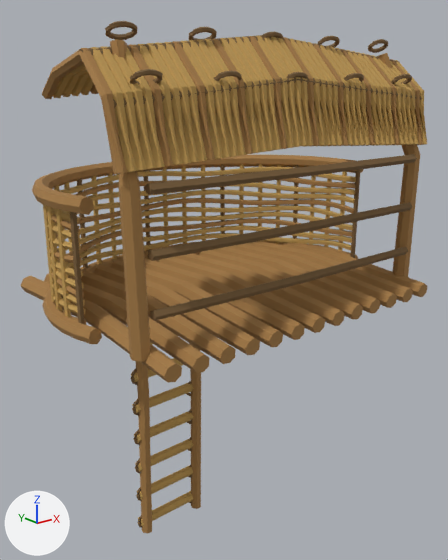
One commit to the Blender file assets/sculpted/environment/woven-home.blend: the scene before it, then after it.
Before and after are seen from a camera (50 mm lens) standing at (-2.24, -2.37, 3.3) and looking at (0.09, 0.55, 2.14). The axes (+X, +Y, +Z) are drawn at lower left. The lights are the same throughout. The older version comes first.

The scene before the commit, as lines of its bpy script (objects in view):
```python
me_branch_deck_reed = bpy.data.meshes.new('branch deck reed')
me_branch_deck_reed.from_pydata(...)  # 3524 vertices, 3341 faces; spans x -1.08..1.08, y -0.35..1.34, z 2.09..2.83
# faces by material slot: [1172, 1840, 329]
me_branch_deck_reed.materials.append(mat_weathered_woven_wood)  # brown #a67c46
me_branch_deck_reed.materials.append(mat_golden_weave)  # orange #c09a54
me_branch_deck_reed.materials.append(mat_deep_fiber)  # brown #795d38
me_curved_hood_support = bpy.data.meshes.new('curved hood support')
me_curved_hood_support.from_pydata(...)  # 2189 vertices, 1942 faces; spans x -1.05..1.05, y -0.25..0.52, z 2.15..3.56
# faces by material slot: [292, 962, 688]
me_curved_hood_support.materials.append(mat_weathered_woven_wood)  # brown #a67c46
me_curved_hood_support.materials.append(mat_golden_weave)  # orange #c09a54
me_curved_hood_support.materials.append(mat_deep_fiber)  # brown #795d38
me_ladder_rail = bpy.data.meshes.new('ladder rail')
me_ladder_rail.from_pydata(...)  # 1158 vertices, 1049 faces; spans x -0.3..0.3, y 1.04..1.14, z 0.08..2.24
# faces by material slot: [32, 81, 936]
me_ladder_rail.materials.append(mat_weathered_woven_wood)  # brown #a67c46
me_ladder_rail.materials.append(mat_golden_weave)  # orange #c09a54
me_ladder_rail.materials.append(mat_deep_fiber)  # brown #795d38
ob_deck = bpy.data.objects.new('deck', me_branch_deck_reed)
ob_deck.parent = ob_asset
ob_deck.location = (0.0, 0.0, 0.0)
ob_ladder = bpy.data.objects.new('ladder', me_ladder_rail)
ob_ladder.parent = ob_asset
ob_ladder.location = (0.0, 0.0, 0.0)
ob_rainhood = bpy.data.objects.new('rainhood', me_curved_hood_support)
ob_rainhood.parent = ob_asset
ob_rainhood.location = (0.0, 0.0, 0.0)
```
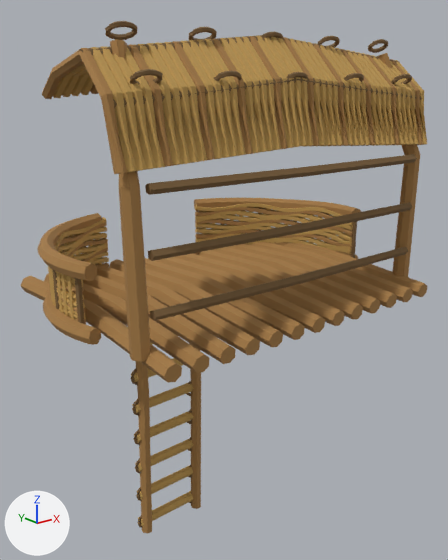
Changed parts and their boxes [x1, y1, x2, y2] in the pictures (448 x 560 px; the box of a moved part takes in the faces that stretch with it):
'deck', reshaped (19% shorter)
    before: [21, 155, 428, 383]
    after: [21, 198, 428, 383]
part 1 of me_branch_deck_reed, moved or reshaped (not visible afterwards)
    before: [181, 166, 187, 244]
part 2 of me_branch_deck_reed, moved or reshaped (not visible afterwards)
    before: [162, 168, 169, 247]
part 3 of me_branch_deck_reed, moved or reshaped
    before: [143, 169, 151, 251]
    after: [317, 211, 322, 246]
part 4 of me_branch_deck_reed, moved or reshaped (not visible afterwards)
    before: [108, 173, 117, 260]
part 5 of me_branch_deck_reed, added
    after: [50, 268, 56, 306]
part 6 of me_branch_deck_reed, added
    after: [56, 271, 64, 313]
part 7 of me_branch_deck_reed, added
    after: [67, 276, 76, 320]
part 8 of me_branch_deck_reed, deleted (brown)
    before: [32, 155, 364, 215]
part 9 of me_branch_deck_reed, deleted
    before: [46, 178, 355, 232]
part 10 of me_branch_deck_reed, deleted
    before: [50, 166, 356, 223]
part 11 of me_branch_deck_reed, moved or reshaped
    before: [43, 164, 360, 344]
    after: [38, 198, 361, 344]

Patch to the scene script:
```diff
--- a/assets/sculpted/environment/woven-home.blend.py
+++ b/assets/sculpted/environment/woven-home.blend.py
@@ me_branch_deck_reed @@
 # used by ob_deck; parent = ob_asset; location = (0.0, 0.0, 0.0)
-me_branch_deck_reed.from_pydata(...)  # 3524 vertices, 3341 faces; spans x -1.08..1.08, y -0.35..1.34, z 2.09..2.83
+me_branch_deck_reed.from_pydata(...)  # 5431 vertices, 5166 faces; spans x -1.08..1.09, y -0.35..1.28, z 2.09..2.52
+# me_branch_deck_reed part 1: the loose piece of 50 vertices spanning x 0.27..0.31, y 1.23..1.26, z 2.16..2.77 is scaled about its middle by (1, 1, 0.522), then moved by (0.73, -0.9, -0.15)
+# me_branch_deck_reed part 2: the loose piece of 50 vertices spanning x 0.13..0.16, y 1.26..1.29, z 2.16..2.77 is scaled about its middle by (1, 1, 0.522), then moved by (0.87, -0.8, -0.15)
+# me_branch_deck_reed part 3: the loose piece of 50 vertices spanning x -0.02..0.02, y 1.27..1.3, z 2.16..2.77 is scaled about its middle by (1, 1, 0.522), then moved by (1.0, -0.69, -0.15), in mat_golden_weave (orange #c09a54)
+# me_branch_deck_reed part 4: the loose piece of 50 vertices spanning x -0.31..-0.27, y 1.23..1.26, z 2.16..2.77 is scaled about its middle by (1, 1, 0.522), then moved by (1.11, -0.31, -0.15)
+# me_branch_deck_reed part 5: the loose piece of 50 vertices spanning x -1.03..-1.0, y 0.52..0.55, z 2.16..2.77 is copied, and the copy is scaled about its middle by (1, 1, 0.522), then moved by (0.01, 0.06, -0.15); it spans x -1.02..-0.98, y 0.58..0.61, z 2.16..2.48
+# me_branch_deck_reed part 6: the loose piece of 50 vertices spanning x -1.04..-1.0, y 0.4..0.43, z 2.16..2.77 is copied, and the copy is scaled about its middle by (1, 1, 0.522), then moved by (0.0, 0.06, -0.15); it spans x -1.03..-1.0, y 0.46..0.49, z 2.16..2.48
+# me_branch_deck_reed part 7: the loose piece of 50 vertices spanning x -1.04..-1.0, y 0.4..0.43, z 2.16..2.77 is copied, and the copy is scaled about its middle by (1, 1, 0.522), then moved by (0.0, -0.06, -0.15); it spans x -1.03..-1.0, y 0.33..0.36, z 2.16..2.48
+# me_branch_deck_reed part 8: the loose piece of 203 vertices spanning x -1.08..1.08, y 0.16..1.34, z 2.75..2.83 is deleted
+# me_branch_deck_reed part 9: the loose piece of 145 vertices spanning x -1.03..1.03, y 0.28..1.29, z 2.63..2.7 is deleted
+# me_branch_deck_reed part 10: the loose piece of 145 vertices spanning x -1.03..1.03, y 0.28..1.29, z 2.69..2.75 is deleted
+# me_branch_deck_reed part 11: 171 vertices moved within x -1.08..1.04, y 0.27..1.23, z 2.13..2.5; 1795 vertices removed from x -1.08..1.08, y 0.27..1.34, z 2.12..2.77; 3745 vertices added at x -1.08..1.09, y 0.16..1.28, z 2.12..2.52
+# other edits to the shape of me_branch_deck_reed do not show in these pictures
 me_branch_deck_reed.materials.append(mat_weathered_woven_wood)
```
